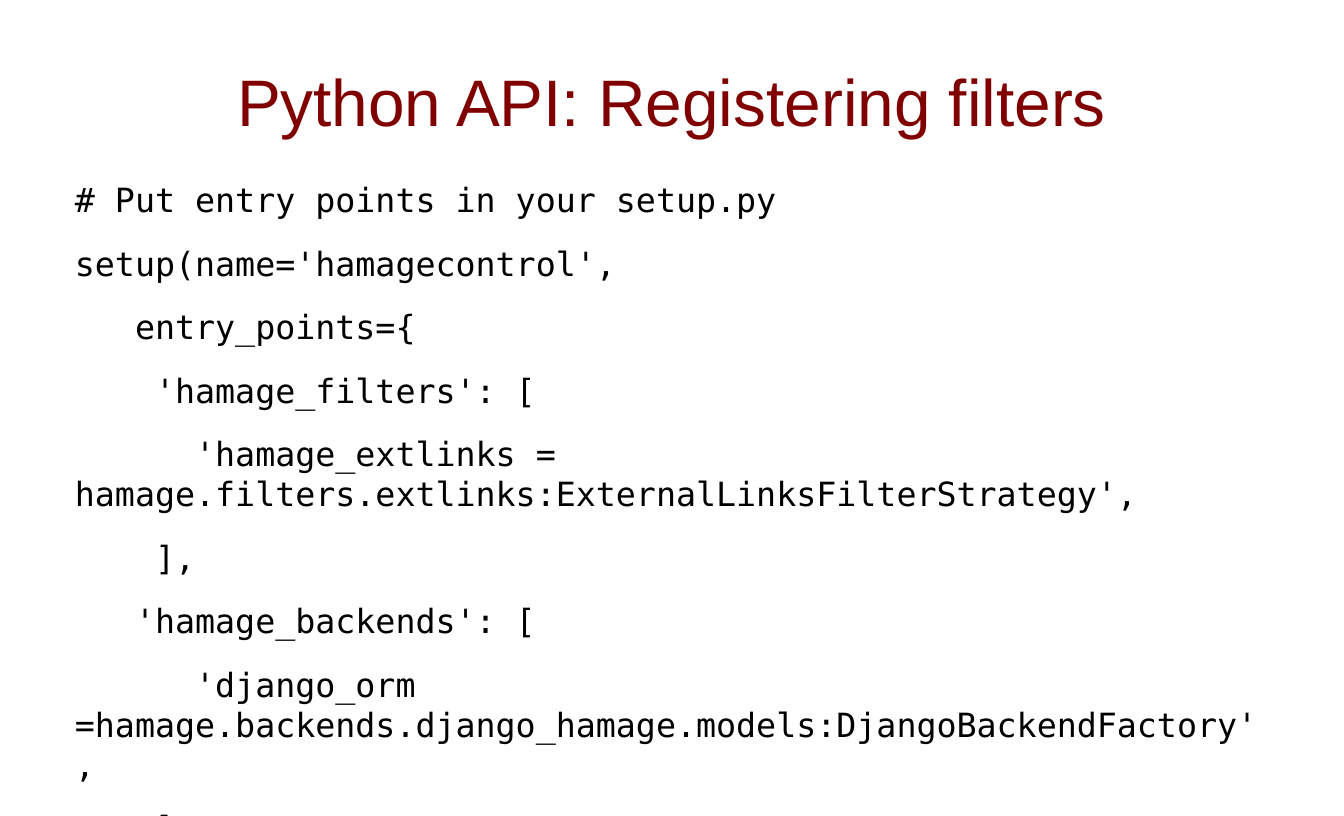
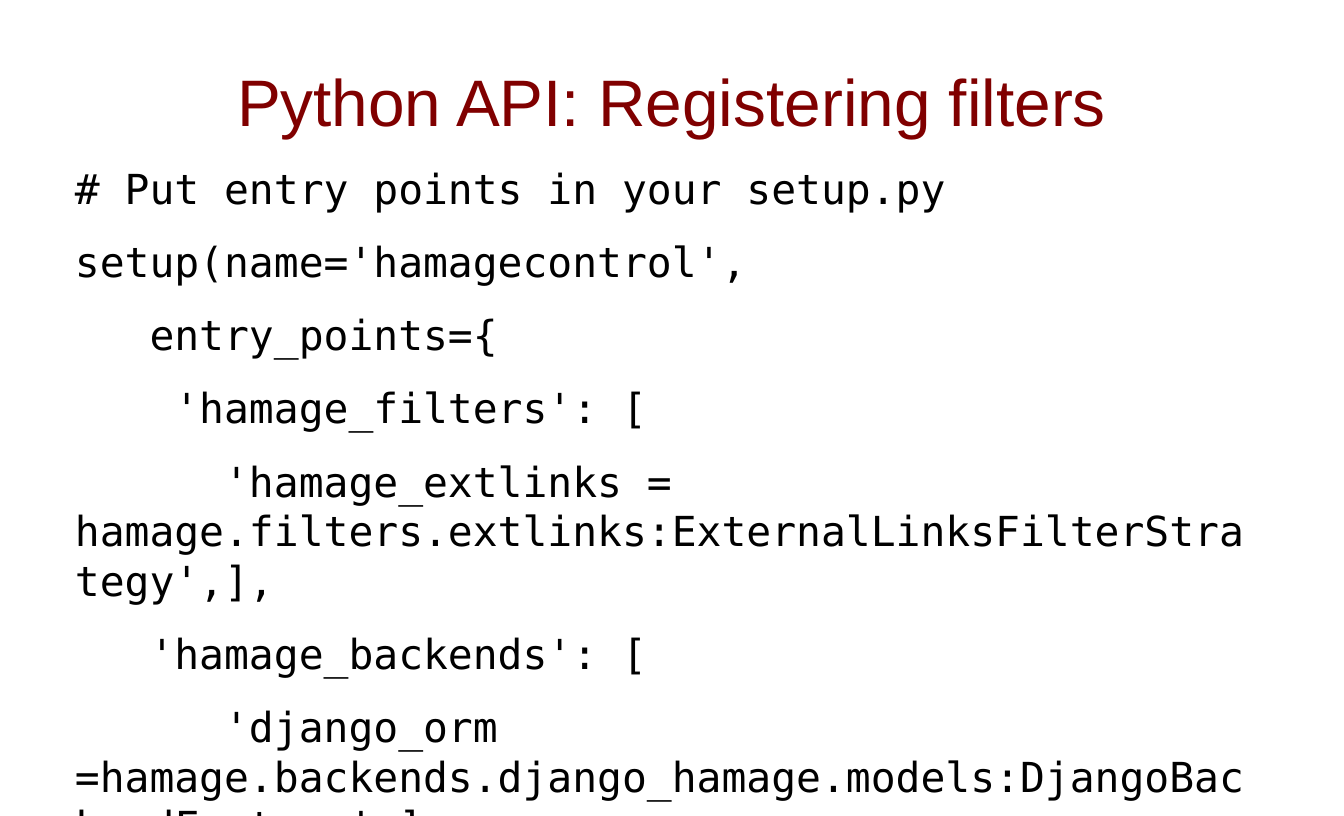
Before and after one commit to slinkp/pygotham_hamage_demo, a slide deck: slide 30 of pygotham2_hamage_slides.odp. Drawn at 1344x816 pixels with LibreOffice and Linux fonts; fonts in the diff are those of the drawing. Boxes give left, top, right and bottom in pixels: in the first picture for what was removed or moved away, otherwise in the second. Text is boxed around its words. In the diff, an @@ line names an element or a change of style, - is before the commit and + after.

Commit message:
post-conference slide tweaks: typos etc

```diff
--- a/pygotham2_hamage_slides.odp
+++ b/pygotham2_hamage_slides.odp
@@ text at <box>75,172,945,678</box>: size 25 to 31 pt in "# Put entry points in your setup.py", "setup(name='hamagecontrol',", "entry_points={", "'hamage_filters': [" and 2 more places @@
@@ text "# Put entry points in ...": place and size @@
-text "# Put entry points in ..." at <box>75,186,1257,744</box>
+text "# Put entry points in ..." at <box>75,172,1244,801</box>
@@ text at <box>75,465,1244,555</box>: text changed; size 25 to 31 pt @@
-'hamage_extlinks = hamage.filters.extlinks:ExternalLinksFilterStrategy',
-],
+'hamage_extlinks = hamage.filters.extlinks:ExternalLinksFilterStrategy',],
@@ text at <box>75,710,1244,801</box>: text changed; size 25 to 31 pt @@
-'django_orm =hamage.backends.django_hamage.models:DjangoBackendFactory',
-],
+'django_orm =hamage.backends.django_hamage.models:DjangoBackendFactory',],
```
Also in this commit, not shown: 7 other slides changed, 1 other file.
